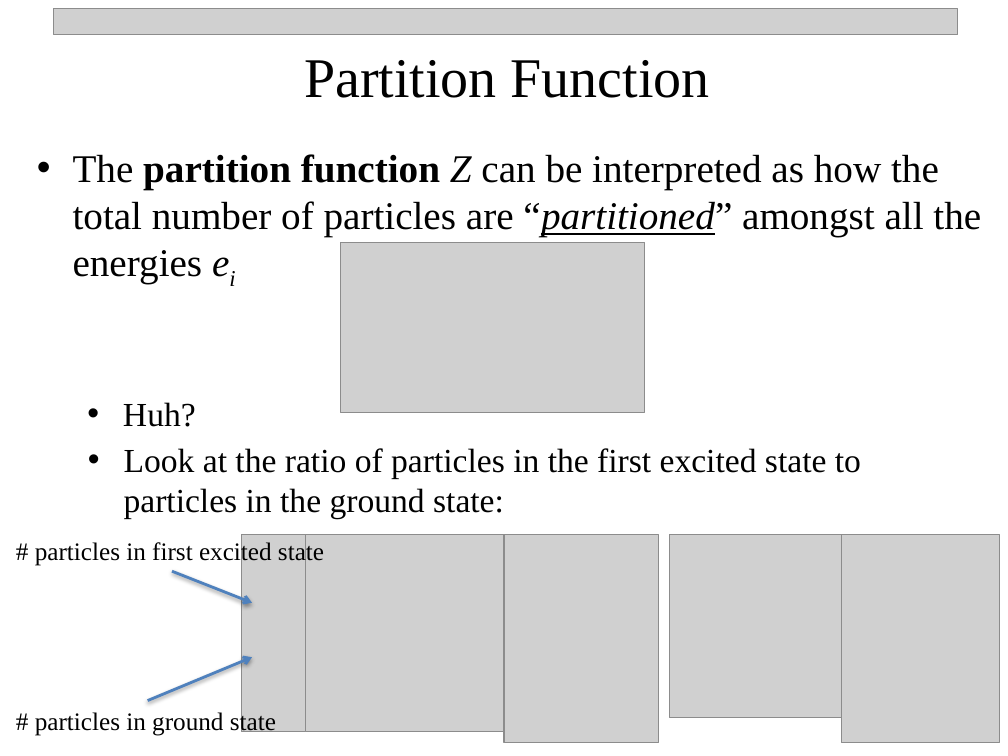
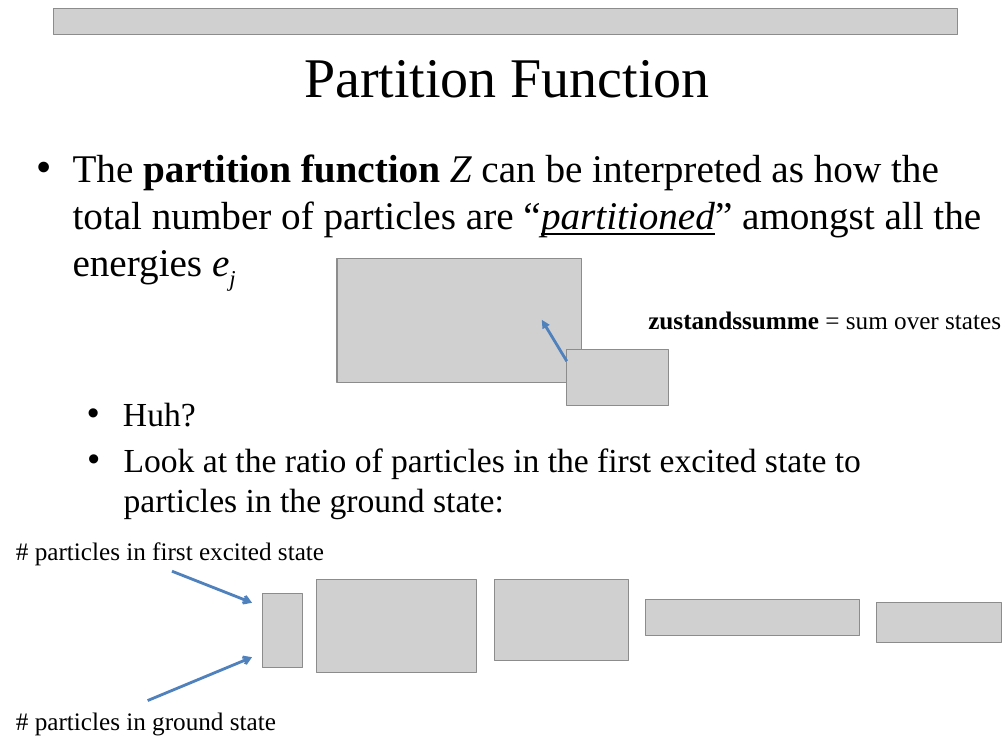
Before and after one commit to npetraco/CHE302, a slide deck: slide 11 of Notes/6_boltzmann.pptx. Drawn at 1008x756 pixels with LibreOffice and Linux fonts; fonts in the diff are those of the drawing; grey boxes stand for pictures. Boxes give left, top, right and bottom in pixels: in the first picture for what was removed or moved away, otherwise in the second. Text is boxed around its words. In the diff, an @@ line names an element or a change of style, - is before the commit and + after.

Commit message:
update

```diff
--- a/Notes/6_boltzmann.pptx
+++ b/Notes/6_boltzmann.pptx
@@ text at box(73, 154, 981, 283): text changed @@
-• The partition function Z can be interpreted as how the total number of particles are “partitioned” amongst all the energies ei
+• The partition function Z can be interpreted as how the total number of particles are “partitioned” amongst all the energies ej
@@ picture: place and size @@
-picture at box(341, 242, 645, 412)
+picture at box(337, 258, 581, 382)
@@ arrow added from (566, 361) to (542, 320), #4F81BD 2 pt @@
@@ text added at box(648, 311, 1001, 330), 18 pt, text #000000 @@
+zustandssumme = sum over states
@@ picture added at box(566, 350, 668, 406) @@
@@ picture removed at box(242, 535, 305, 732) @@
@@ picture removed at box(305, 535, 504, 732) @@
@@ picture removed at box(504, 535, 659, 743) @@
@@ picture removed at box(669, 535, 842, 718) @@
@@ picture removed at box(842, 535, 999, 743) @@
@@ picture added at box(262, 594, 302, 668) @@
@@ picture added at box(317, 580, 477, 672) @@
@@ picture added at box(495, 580, 629, 660) @@
@@ picture added at box(646, 600, 860, 636) @@
@@ picture added at box(876, 603, 1002, 642) @@
```
Also in this commit, not shown: 6 other slides changed, 14 slides added.
